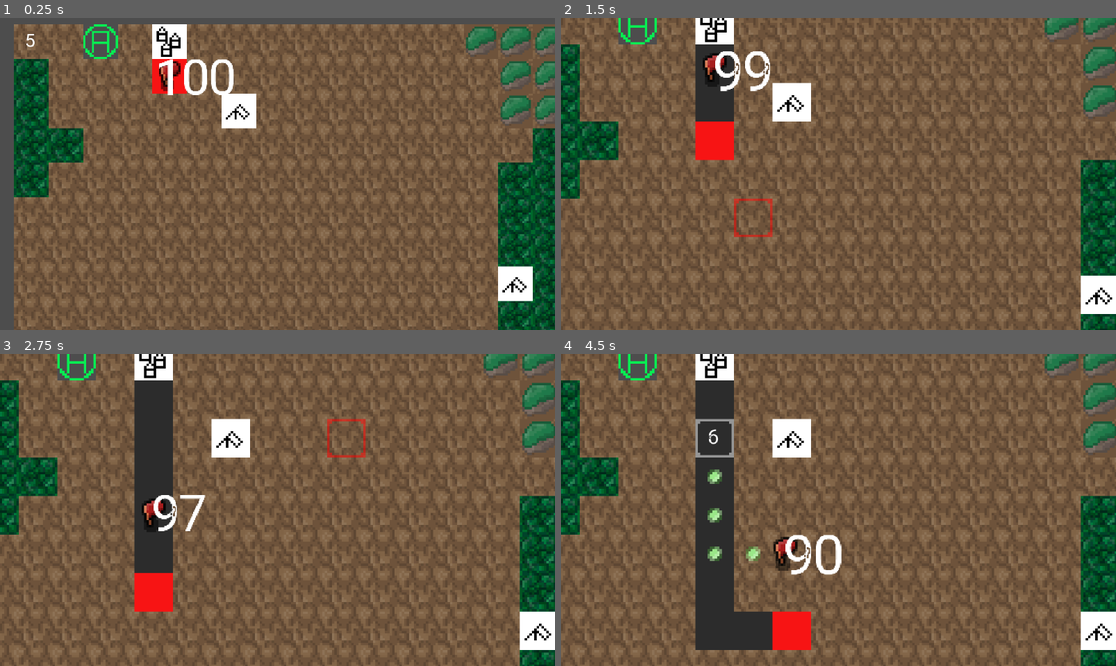
Above: before the commit, frames 1-4 (two rows, left to right).
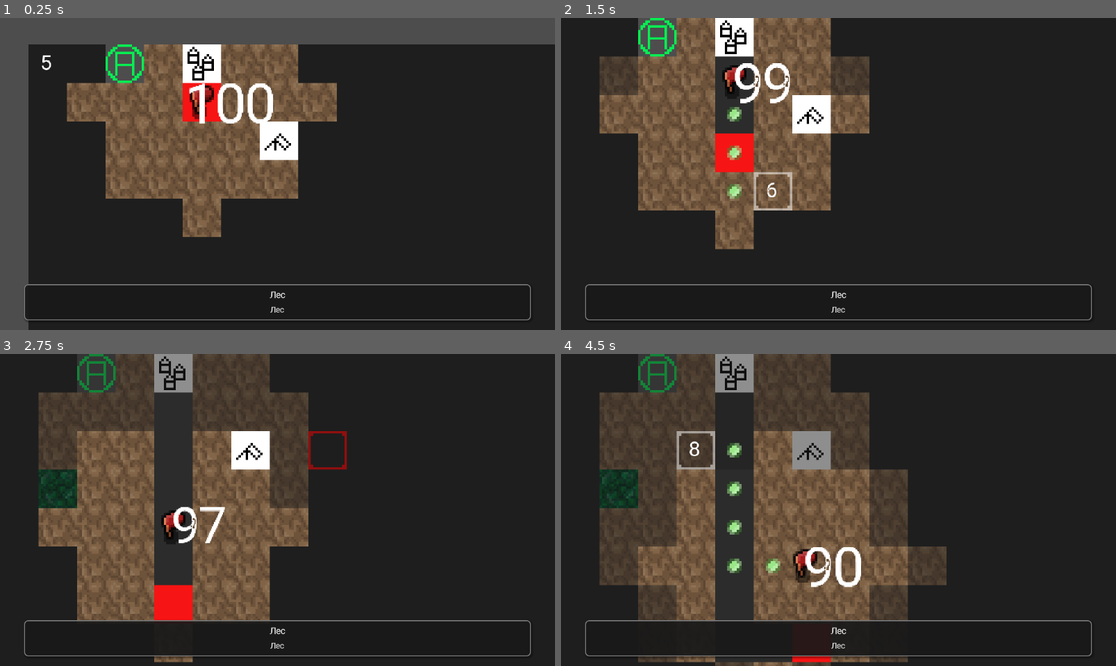
Above: after the commit, the same moments.

Repository: RIPEXGAMES/Tarabarov
Game: Godot game, scene res://node_2d.tscn
Same seed, same stepped clock (60 frames per second), same inputs: the game is played once before the commit and once after it.
Inputs (mouse positions are in pixels of both pictures, inside the frame that each line leads up to):
- Up to frame 1 (0.25 s): no input
- Up to frame 2 (1.5 s): move the mouse to (960, 158) at 0.52 s; press the mouse at (960, 158) at 0.53 s; release the mouse at (960, 158) at 1.25 s; drag from (727, 189) to (810, 236) at 1.27 s
- Up to frame 3 (2.75 s): move the mouse to (333, 441) at 2.02 s; press the mouse at (333, 441) at 2.03 s
- Up to frame 4 (4.5 s): release the mouse at (894, 441) at 2.75 s; drag from (810, 572) to (672, 463) at 2.77 s; move the mouse to (1005, 556) at 3.52 s; press the mouse at (1005, 556) at 3.53 s; release the mouse at (1005, 556) at 4.25 s; drag from (672, 463) to (755, 432) at 4.27 s

The runs differ from the first frame. In frame 1, 83% of the frame differs, in the area x 2-100%, y 2-100%; in frame 2, 86%, in the area x 0-100%, y 0-100%; in frame 3, 85%; in frame 4, 84%.

Commit message:
UI_Tooltip_Dodelal_Finally_Blyat

Diff:
--- a/node_2d.tscn
+++ b/node_2d.tscn
@@ -7,6 +7,7 @@
 [ext_resource type="Script" path="res://MapGenerator.gd" id="2_l4cvm"]
 [ext_resource type="Script" path="res://camera_controller.gd" id="3_yx5f8"]
 [ext_resource type="FontFile" uid="uid://d0dceg0j1riyv" path="res://Textures/Roboto-VariableFont_wdth,wght.ttf" id="4_1fv8m"]
+[ext_resource type="PackedScene" uid="uid://bolw0iafnehng" path="res://Tooltip.tscn" id="8_38o5e"]
 [ext_resource type="TileSet" uid="uid://domrej5h1xpe" path="res://fog_of_war_tileset.tres" id="8_o5dyj"]
 [ext_resource type="Script" path="res://FogOfWar.gd" id="9_d35ji"]
 
@@ -37,7 +38,7 @@
 
 [node name="Camera2D" type="Camera2D" parent="." node_paths=PackedStringArray("tilemap_layer")]
 position = Vector2(400, 200)
-zoom = Vector2(1.5, 1.5)
+zoom = Vector2(5, 5)
 script = ExtResource("3_yx5f8")
 tilemap_layer = NodePath("../WorldMap")
 min_zoom = 5.0
@@ -45,7 +46,24 @@
 
 [node name="FogOfWarTilemap" type="TileMapLayer" parent="." node_paths=PackedStringArray("world_map")]
 z_index = 5
-enabled = false
 tile_set = ExtResource("8_o5dyj")
 script = ExtResource("9_d35ji")
 world_map = NodePath("../WorldMap")
+
+[node name="CanvasLayer" type="CanvasLayer" parent="."]
+
+[node name="MarginContainer" type="MarginContainer" parent="CanvasLayer"]
+anchors_preset = 12
+anchor_top = 1.0
+anchor_right = 1.0
+anchor_bottom = 1.0
+offset_top = -75.0
+grow_horizontal = 2
+grow_vertical = 0
+theme_override_constants/margin_left = 50
+theme_override_constants/margin_right = 50
+theme_override_constants/margin_bottom = 20
+
+[node name="PanelContainer" parent="CanvasLayer/MarginContainer" instance=ExtResource("8_38o5e")]
+z_index = 300
+layout_mode = 2
Not shown: 1 places in node_2d.tscn that only renumber resources
